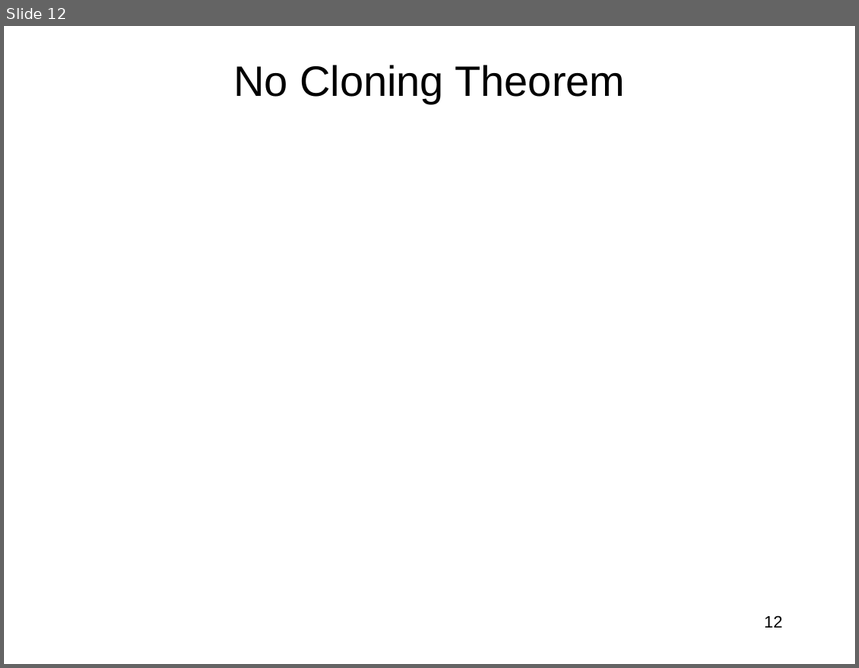
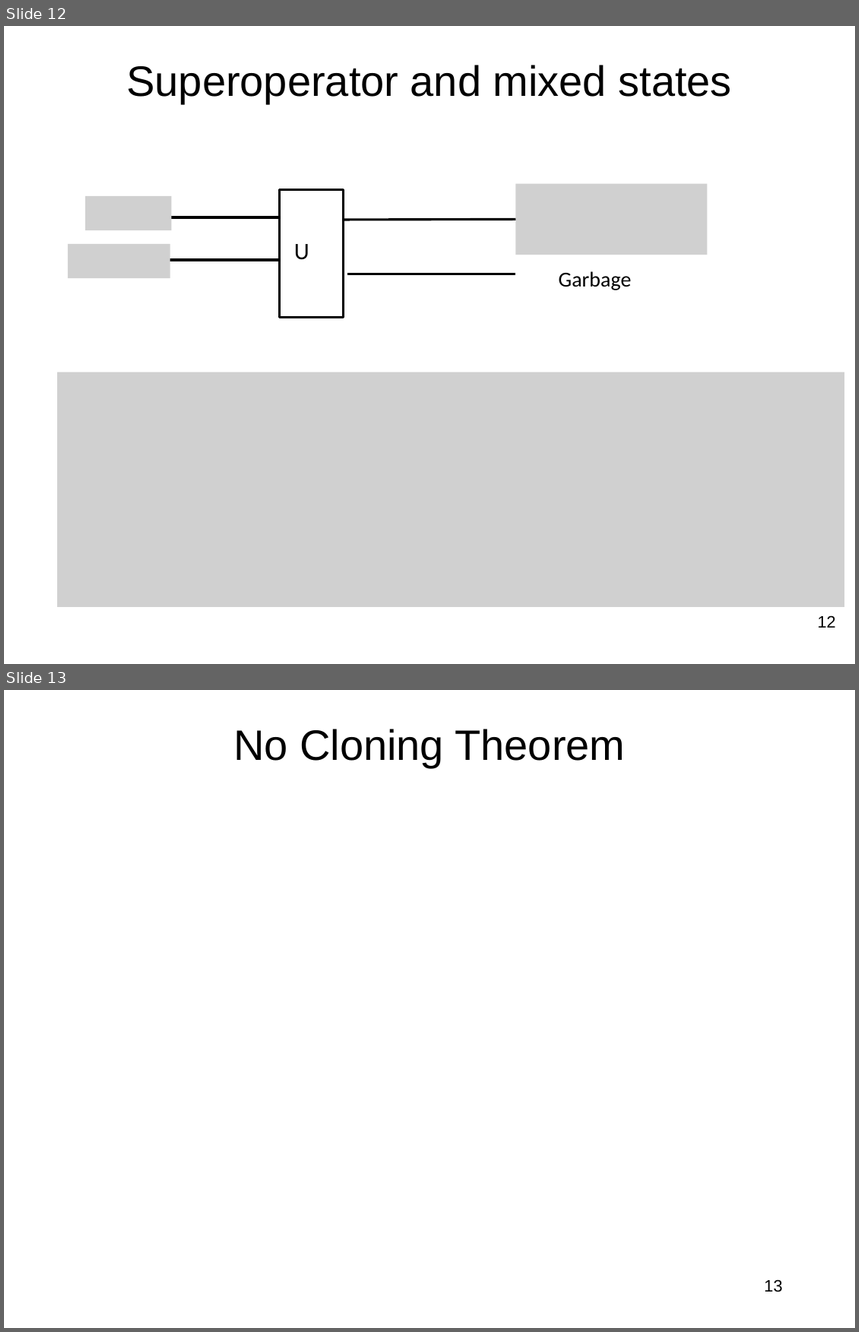
Before and after one commit to jlmucb/class_notes, a slide deck: BerkeleyClass/CS290Spring2013/Lectures/QC.pptx. Shown one above the other, each under a label of ours: slide 12 before the commit, slides 12 and 13 after it. The pictures are 859x668 and 859x1332 pixels, drawn with LibreOffice and Linux fonts; fonts in the diff are those of the drawing; grey boxes stand for pictures. Boxes give left, top, right and bottom in pixels: in the first picture for what was removed or moved away, otherwise in the second. Text is boxed around its words. In the diff, an @@ line names an element or a change of style, - is before the commit and + after.

```diff
--- a/BerkeleyClass/CS290Spring2013/Lectures/QC.pptx
+++ b/BerkeleyClass/CS290Spring2013/Lectures/QC.pptx
@@ slide 12 added at [4,26,855,664], background #FFFFFF @@
@@ title added at [127,65,732,104], 36 pt, text #000000 @@
+Superoperator and mixed states
@@ picture added at [515,183,707,254] @@
@@ picture added at [85,196,171,230] @@
@@ rectangle added at [280,190,344,318], outline #000000 2 pt @@
@@ line added from (156, 218) to (281, 218), #000000 2 pt @@
@@ line added from (344, 220) to (515, 219), #000000 2 pt @@
@@ picture added at [68,244,170,278] @@
@@ text added at [294,244,310,260], 20 pt, text #000000 @@
+U
@@ line added from (156, 260) to (281, 260), #000000 2 pt @@
@@ line added from (348, 275) to (515, 275), #000000 2 pt @@
@@ text added at [559,271,632,290], 18 pt, text #000000 @@
+Garbage
@@ picture added at [58,373,845,607] @@
@@ page number added at [818,616,836,628], 14 pt, text #000000 @@
+12
@@ what was slide 12 is now slide 13 @@
@@ page number at [764,1280,782,1293]: text changed @@
-12
+13
```
Also in this commit, not shown: 6 slides changed, 6 other slides added, 4 slides removed.
